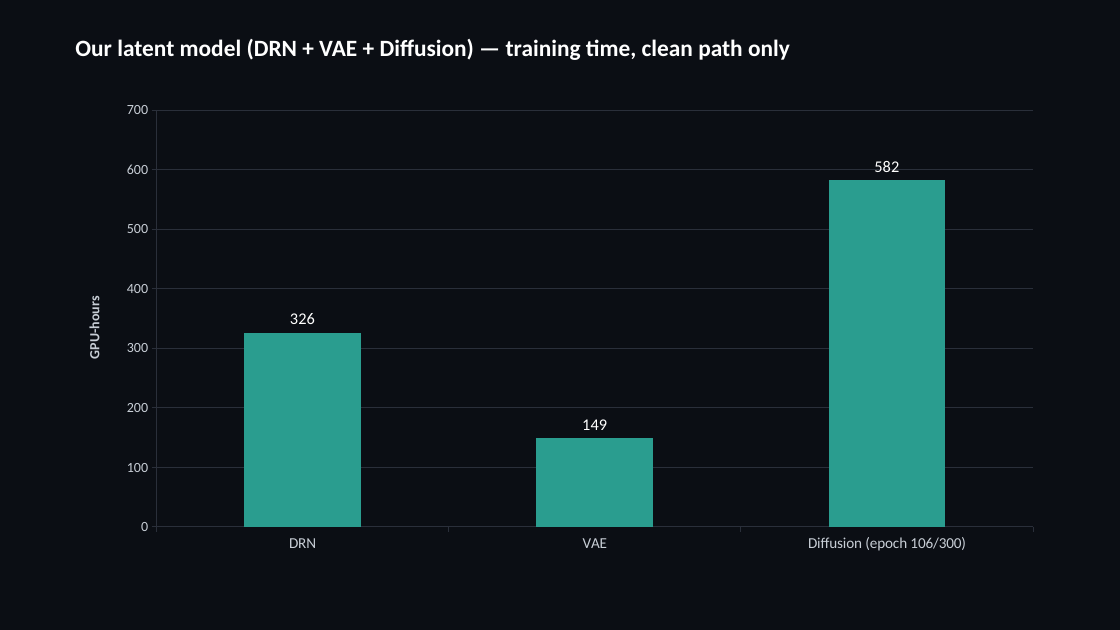
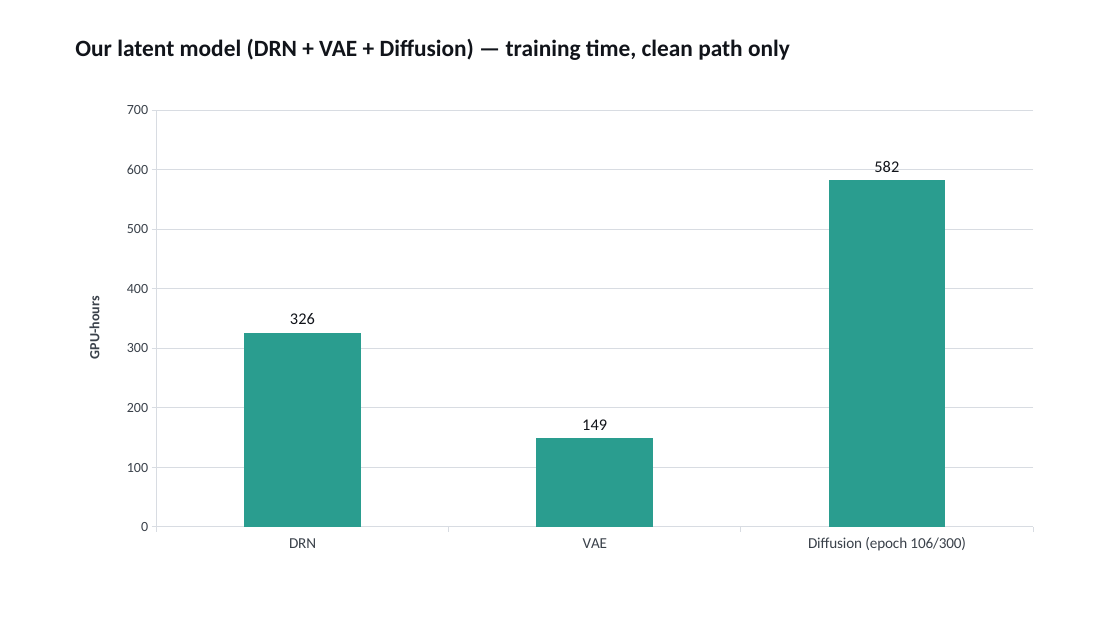
Before and after one commit to milhud/diffusion_downscaling_model, a slide deck: slide 8 of results/corrdiff_comparison/corrdiff_benchmark_slides.pptx. Drawn at 1120x630 pixels with LibreOffice and Linux fonts; fonts in the diff are those of the drawing. Boxes give left, top, right and bottom in pixels: in the first picture for what was removed or moved away, otherwise in the second. Text is boxed around its words. In the diff, an @@ line names an element or a change of style, - is before the commit and + after.

Commit message:
Switch slide deck to white background for Google Slides import

```diff
--- a/results/corrdiff_comparison/corrdiff_benchmark_slides.pptx
+++ b/results/corrdiff_comparison/corrdiff_benchmark_slides.pptx
@@ background #0B0E14 to #FFFFFF @@
@@ text "Our latent model (DRN + ..." at [75,39,790,60]: text colour #FFFFFF to #11141A @@
@@ column chart at [67,92,1053,563] @@
@@ data labels of Series 1 changed @@
@@ category axis changed @@
@@ value axis changed @@
```
Also in this commit, not shown: 21 other slides changed.
